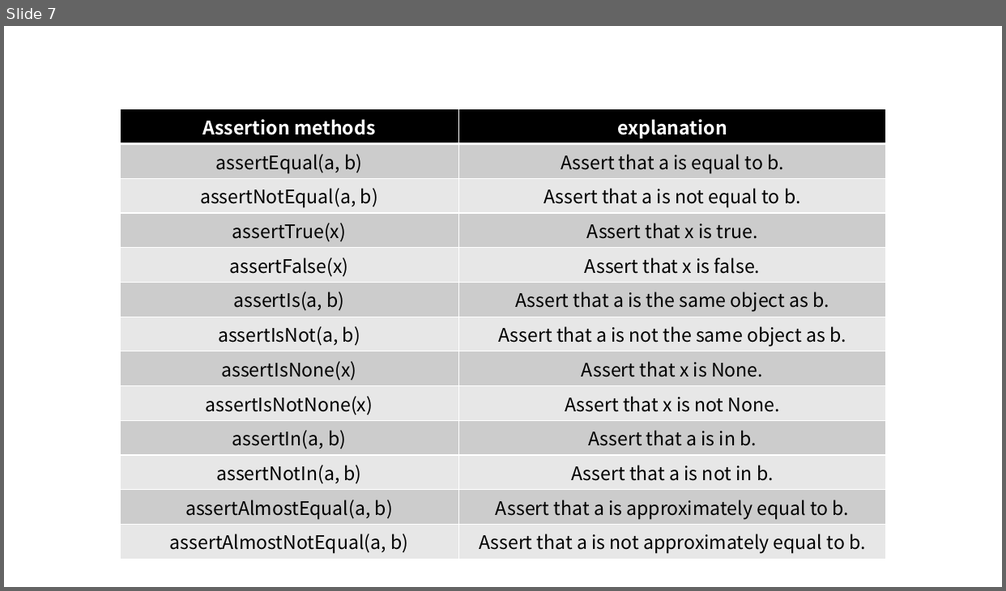
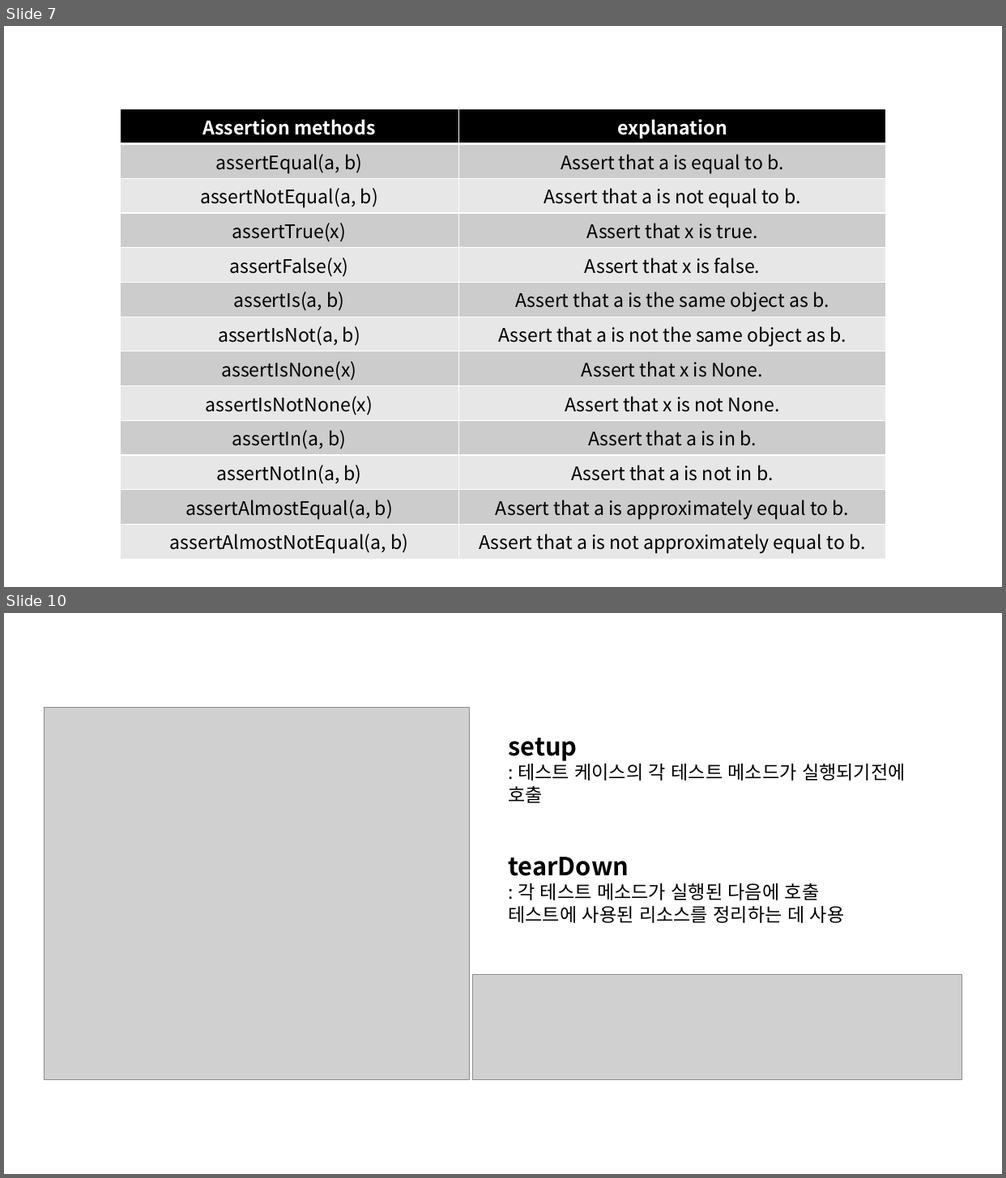
Before and after one commit to oooihmm/TIL, a slide deck: TestCase/프레젠테이션1.pptx. Shown one above the other, each under a label of ours: slide 7 before the commit, slides 7 and 10 after it; the slides between them are not shown. The pictures are 1006x591 and 1006x1178 pixels, drawn with LibreOffice and Linux fonts; fonts in the diff are those of the drawing; grey boxes stand for pictures. Boxes give left, top, right and bottom in pixels: in the first picture for what was removed or moved away, otherwise in the second. Text is boxed around its words. In the diff, an @@ line names an element or a change of style, - is before the commit and + after.

```diff
--- a/TestCase/프레젠테이션1.pptx
+++ b/TestCase/프레젠테이션1.pptx
@@ slide 10 added at [4, 613, 1002, 1174], background #FFFFFF @@
@@ picture added at [44, 707, 469, 1080] @@
@@ text added at [508, 738, 906, 923], 18 pt, text #000000 @@
+setup
+: 테스트 케이스의 각 테스트 메소드가 실행되기전에 호출
+tearDown
+: 각 테스트 메소드가 실행된 다음에 호출
+테스트에 사용된 리소스를 정리하는 데 사용
@@ picture added at [473, 974, 963, 1080] @@
```
Also in this commit, not shown: 1 slide changed, 14 other slides added, 2 slides removed, 12 other files.
